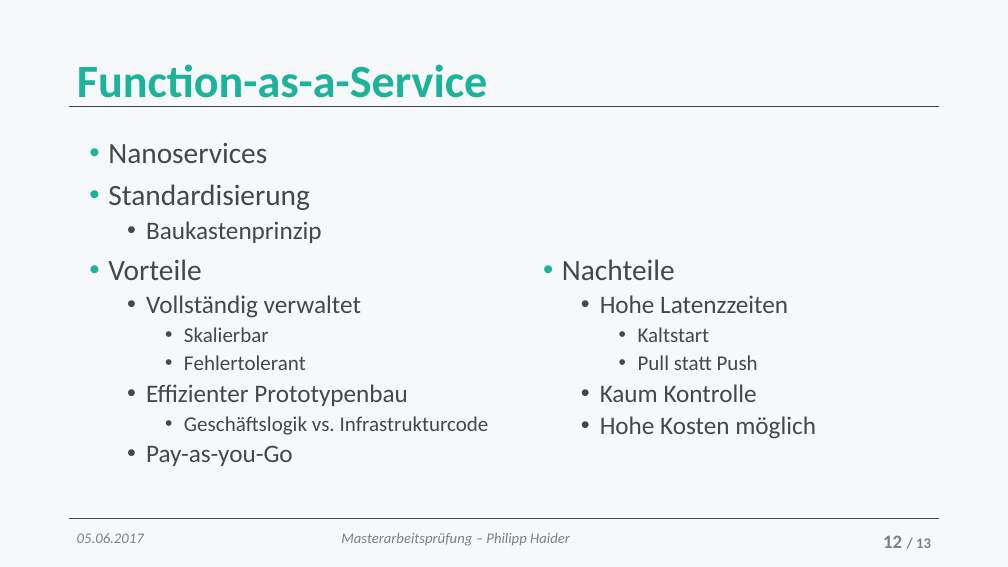
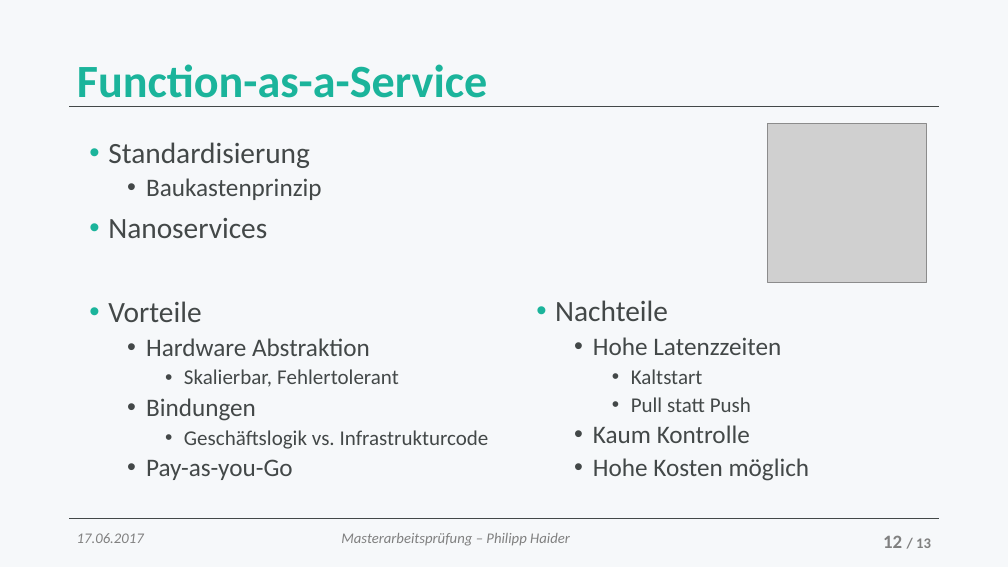
Before and after one commit to pihai/master-thesis, a slide deck: slide 12 of presentation/20170106-master-defense.pptx. Drawn at 1008x567 pixels with LibreOffice and Linux fonts; fonts in the diff are those of the drawing; grey boxes stand for pictures. Boxes give left, top, right and bottom in pixels: in the first picture for what was removed or moved away, otherwise in the second. Text is boxed around its words. In the diff, an @@ line names an element or a change of style, - is before the commit and + after.

Commit message:
improved final presentation

```diff
--- a/presentation/20170106-master-defense.pptx
+++ b/presentation/20170106-master-defense.pptx
@@ text at [108,143,267,163]: paragraph removed @@
-• Nanoservices
@@ picture added at [768,123,926,281] @@
@@ text at [108,218,267,238]: paragraph added @@
+• Nanoservices
@@ text "Nachteile": place and size @@
-text "Nachteile" at [562,259,816,439]
+text "Nachteile" at [555,300,810,481]
@@ text at [146,338,399,421]: text changed @@
-  • Vollständig verwaltet
-    • Skalierbar
-    • Fehlertolerant
-  • Effizienter Prototypenbau
+  • Hardware Abstraktion
+    • Skalierbar, Fehlertolerant
+  • Bindungen
@@ text at [77,533,144,543]: text changed @@
-05.06.2017
+17.06.2017
```
Also in this commit, not shown: 11 other slides changed, 1 slide added, 1 slide removed.
